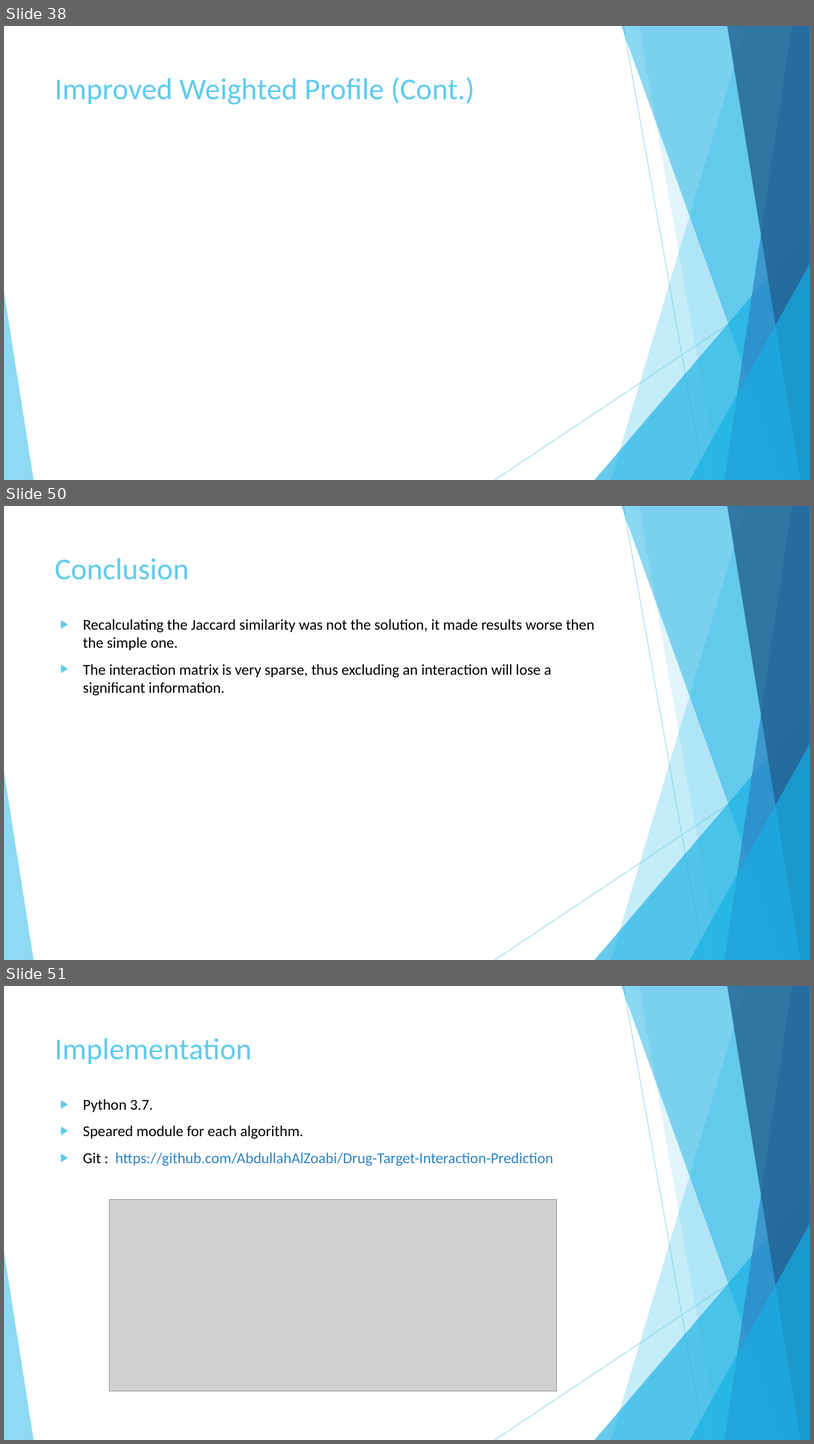
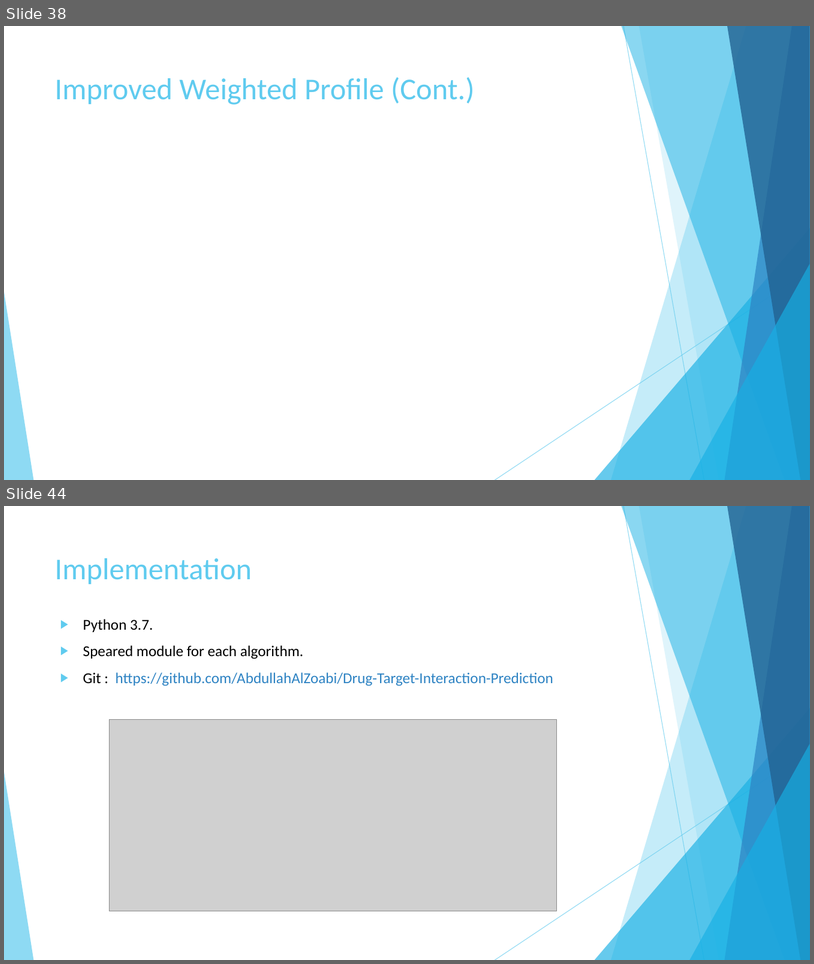
Before and after one commit to AbdullahAlZoabi/Drug-Target-Interaction-Prediction, a slide deck: Presentation/Drug-Target Interaction Prediction.pptx. Shown one above the other, each under a label of ours: slides 38, 50 and 51 before the commit, slides 38 and 44 after it; the slides between them are not shown. The pictures are 814x1444 and 814x964 pixels, drawn with LibreOffice and Linux fonts; fonts in the diff are those of the drawing; grey boxes stand for pictures. Boxes give left, top, right and bottom in pixels: in the first picture for what was removed or moved away, otherwise in the second. Text is boxed around its words. In the diff, an @@ line names an element or a change of style, - is before the commit and + after.

```diff
--- a/Presentation/Drug-Target Interaction Prediction.pptx
+++ b/Presentation/Drug-Target Interaction Prediction.pptx
@@ slide 50 removed at box(4, 506, 810, 960), background #FFFFFF; not listed: 10 template elements that a slide beside it also shows @@
@@ title removed at box(55, 558, 189, 580) @@
-Conclusion
@@ text removed at box(83, 619, 594, 696) @@
-▶ Recalculating the Jaccard similarity was not the solution, it made results worse then the simple one.
-▶ The interaction matrix is very sparse, thus excluding an interaction will lose a significant information.
@@ what was slide 51 is now slide 44 @@
```
Also in this commit, not shown: 10 slides changed, 6 other slides removed.
